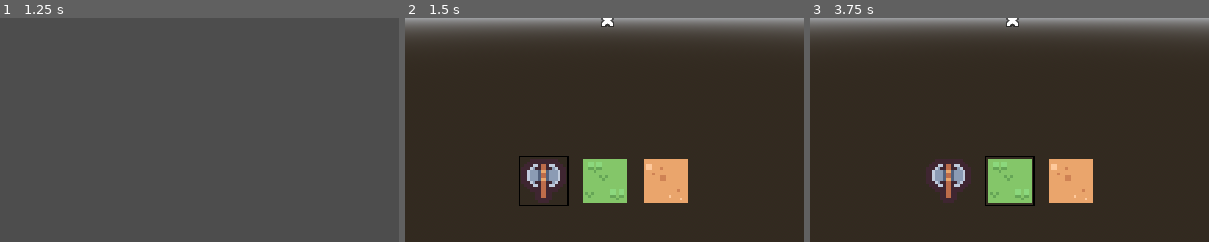
Above: before the commit, frames 1-3 (left to right).
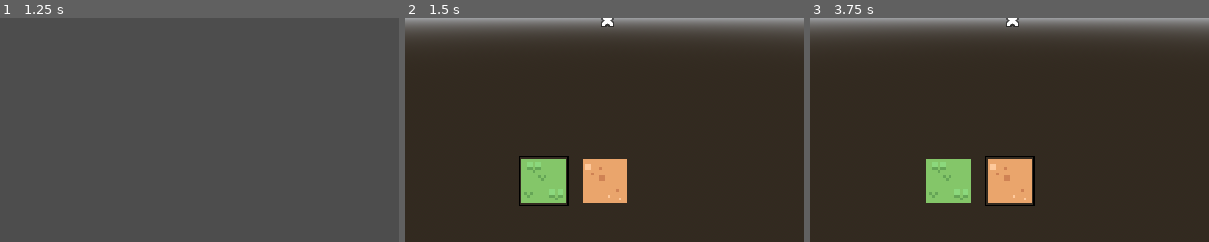
Above: after the commit, the same moments.

Repository: Nathan3-14/noise
Game: Godot game, scene res://world.tscn
Same seed, same stepped clock (60 frames per second), same inputs: the game is played once before the commit and once after it.
Inputs (mouse positions are % of the whole screen's width and height, from its top left):
- Up to frame 1 (1.25 s): click (15, 10) at 0.52 s; type "12" at 0.6 s
- Up to frame 2 (1.5 s): click "Create World" at 1.25 s
- Up to frame 3 (3.75 s): tap Enter (ui_accept) at 2, 2.75, 3.5 s; move the mouse to (72, 45) at 2.02 s; hold D (right) 2.03-2.78 s; click (72, 45) at 2.1 s; tap Space (jump) at 2.27, 3.02 s; move the mouse to (30, 55) at 2.77 s; hold S (down) 2.78-3.53 s; click (30, 55) at 2.85 s; move the mouse to (60, 28) at 3.52 s; hold D (right) from 3.53 s (still down); tap Mouse wheel down (inv_scroll_down) at 3.6 s
The pictures show only the part of the screen within x 25-75%, y 50-100%; the shares and areas given below are measured in that part.

Frame 1 is identical in both runs. In frame 2, 6.5% of the frame differs, in the area x 29-71%, y 62-83%; in frame 3, 6.5%.
Error in both runs: Attempt to call function 'list_dir_begin' in base 'null instance' on a null instance. (res://world.gd:146)

Commit message:
Changed interaction abilities Changed zoom key to 'f'

Diff:
--- a/player.gd
+++ b/player.gd
@@ -62,14 +62,16 @@
 		camera_sense = 40
 
 	var collider: Node
-	if Input.is_action_just_pressed("action") and cap_mouse:
+
+	if Input.is_action_just_pressed("attack") and cap_mouse:
+		if raycast.is_colliding():
+			collider = raycast.get_collider()
+			get_parent().world_array[collider.position.x][collider.position.y][collider.position.z] = 0
+			collider.queue_free()
+
+	if Input.is_action_just_pressed("place") and cap_mouse:
 		match selected_item:
 			0:
-				if raycast.is_colliding():
-					collider = raycast.get_collider()
-					get_parent().world_array[collider.position.x][collider.position.y][collider.position.z] = 0
-					collider.queue_free()
-			1:
 				if raycast.is_colliding():
 					collider = raycast.get_collider()
 					var place_vector = Vector3(collider.position) + raycast.get_collision_normal()
@@ -77,7 +79,7 @@
 					var grass = get_parent().grass.instantiate()
 					get_parent().add_child(grass)
 					grass.position = place_vector
-			2:
+			1:
 				if raycast.is_colliding():
 					collider = raycast.get_collider()
 					var place_vector = Vector3(collider.position) + raycast.get_collision_normal()
--- a/project.godot
+++ b/project.godot
@@ -37,12 +37,17 @@
 }
 zoom={
 "deadzone": 0.5,
-"events": [Object(InputEventMouseButton,"resource_local_to_scene":false,"resource_name":"","device":-1,"window_id":0,"alt_pressed":false,"shift_pressed":false,"ctrl_pressed":false,"meta_pressed":false,"button_mask":0,"position":Vector2(0, 0),"global_position":Vector2(0, 0),"factor":1.0,"button_index":2,"canceled":false,"pressed":false,"double_click":false,"script":null)
+"events": [Object(InputEventKey,"resource_local_to_scene":false,"resource_name":"","device":-1,"window_id":0,"alt_pressed":false,"shift_pressed":false,"ctrl_pressed":false,"meta_pressed":false,"pressed":false,"keycode":70,"physical_keycode":0,"key_label":0,"unicode":102,"echo":false,"script":null)
 ]
 }
-action={
+attack={
 "deadzone": 0.5,
 "events": [Object(InputEventMouseButton,"resource_local_to_scene":false,"resource_name":"","device":-1,"window_id":0,"a …(253 unchanged characters)…
+]
+}
+place={
+"deadzone": 0.5,
+"events": [Object(InputEventMouseButton,"resource_local_to_scene":false,"resource_name":"","device":-1,"window_id":0,"alt_pressed":false,"shift_pressed":false,"ctrl_pressed":false,"meta_pressed":false,"button_mask":0,"position":Vector2(0, 0),"global_position":Vector2(0, 0),"factor":1.0,"button_index":2,"canceled":false,"pressed":false,"double_click":false,"script":null)
 ]
 }
 left={
--- a/ui.gd
+++ b/ui.gd
@@ -1,5 +1,7 @@
 extends Control
 
+
+var max_inv_slots = 2
 
 @export var x = 0.00
 @export var y = 0.00
@@ -55,9 +57,9 @@
 
 
 
-	if player.selected_item > 2:
+	if player.selected_item > max_inv_slots-1:
 		player.selected_item = 0
 	if player.selected_item < 0:
-		player.selected_item = 2
+		player.selected_item = max_inv_slots-1
 	if changed:
 		change_item(player.selected_item)
--- a/ui.tscn
+++ b/ui.tscn
@@ -1,7 +1,6 @@
-[gd_scene load_steps=6 format=3 uid="uid://dl57ugwfdsxnx"]
+[gd_scene load_steps=5 format=3 uid="uid://dl57ugwfdsxnx"]
 
 [ext_resource type="Texture2D" uid="uid://cbbmee72ctmv7" path="res://crosshair006.png" id="1_rwnlg"]
-[ext_resource type="Texture2D" uid="uid://chk1uyanxad4l" path="res://pickaxe.png" id="2_02hre"]
 [ext_resource type="PackedScene" uid="uid://bfxkhc17bsion" path="res://item.tscn" id="2_l471v"]
 [ext_resource type="Texture2D" uid="uid://b3omjriv4a4uo" path="res://grass.png" id="3_b3iuq"]
 [ext_resource type="Texture2D" uid="uid://dfiy6qnblgro5" path="res://dirt.png" id="5_e5yw3"]
@@ -71,11 +70,6 @@
 offset_right = 704.0
 offset_bottom = 588.0
 
-[node name="Break" parent="Inventory" instance=ExtResource("2_l471v")]
-custom_minimum_size = Vector2(84, 0)
-layout_mode = 2
-texture = ExtResource("2_02hre")
-
 [node name="PlaceGrass" parent="Inventory" instance=ExtResource("2_l471v")]
 custom_minimum_size = Vector2(84, 0)
 layout_mode = 2
Not shown, changed: game/noise.exe
